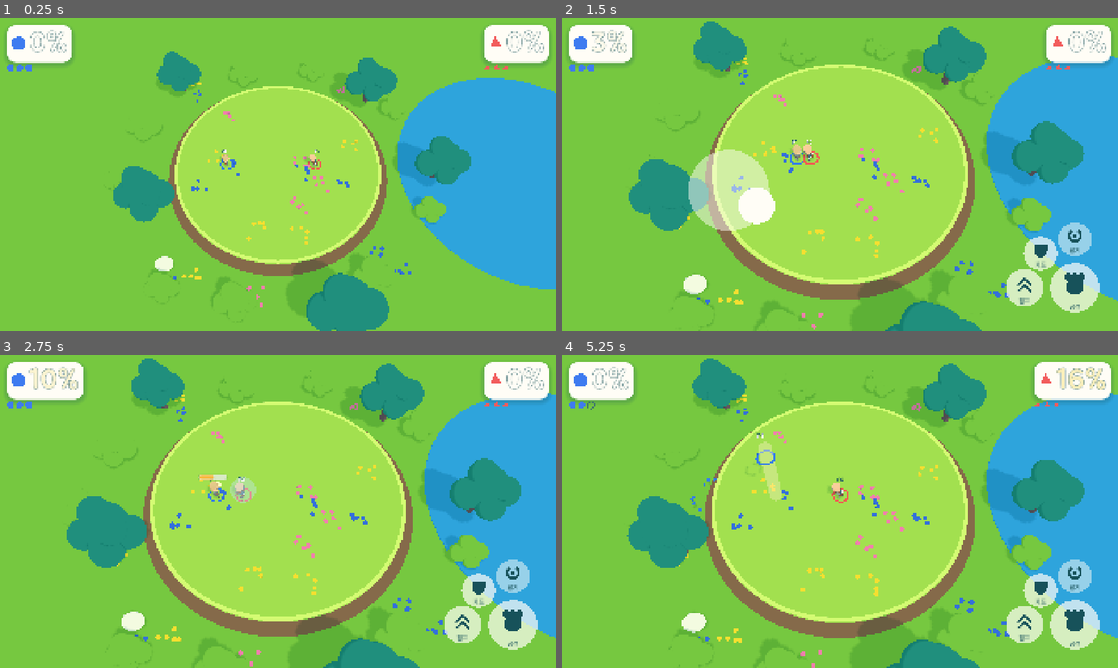
Above: before the commit, frames 1-4 (two rows, left to right).
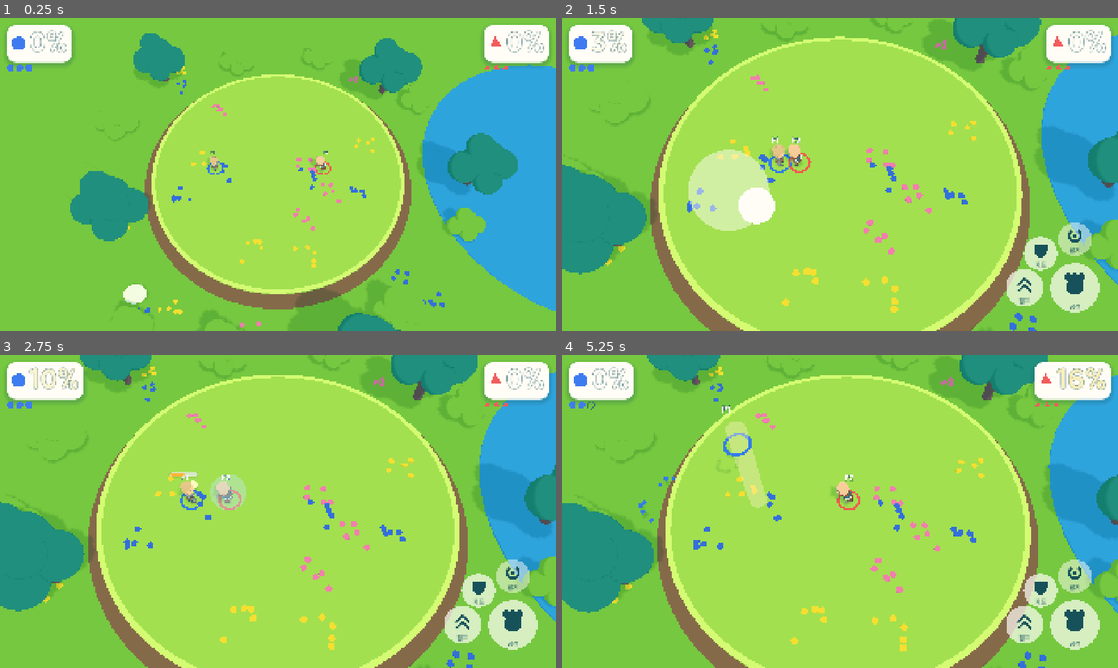
Above: after the commit, the same moments.

Repository: UICHEOL-HWANG/TheBrawlGuys
Game: Godot game, scene res://src/main/main.tscn
The game is run twice, just before and just after one commit, with the same random seed, the same clock (stepped at 60 frames per second) and the same inputs.
Inputs (mouse positions are in pixels of both pictures, inside the frame that each line leads up to):
- Up to frame 1 (0.25 s): no input
- Up to frame 2 (1.5 s): tap Enter (ui_accept) at 0.5 s; move the mouse to (962, 158) at 0.52 s; hold Right (p1_right) 0.53-1.25 s; tap V (p1_grab) at 0.6 s; click (962, 158) at 0.67 s; tap Space (p1_jump) at 0.77 s; drag from (728, 190) to (812, 237) at 1.27 s
- Up to frame 3 (2.75 s): move the mouse to (333, 442) at 2.02 s; hold Right (p1_right) from 2.03 s (still down); hold X (p1_heavy) from 2.03 s (still down)
- Up to frame 4 (5.25 s): release Right (p1_right) at 2.75 s; release X (p1_heavy) at 2.75 s; drag from (812, 574) to (673, 464) at 2.77 s; move the mouse to (1006, 558) at 3.52 s; hold Left (p1_left) 3.53-4.25 s; hold Shift 3.53-4.25 s; tap Space (p1_jump) at 3.77 s; drag from (673, 464) to (756, 433) at 4.27 s; move the mouse to (867, 511) at 5.02 s; hold Down (p1_down) from 5.03 s (still down); tap Ctrl at 5.1 s; click (867, 511) at 5.17 s

The runs differ from the first frame. In frame 1, 26% of the frame differs, in the area x 12-100%, y 4-100%; in frame 2, 47%; in frame 3, 47%; in frame 4, 48%, in the area x 0-100%, y 0-100%.

Commit message:
feat: frame only the arena core so the camera sits closer
cam_arena_share (default 0.6) keeps a fraction of the arena radius in
frame instead of the whole ring; fighters near or past the edge still
widen the view.

Co-Authored-By: Claude Opus 5.5 <noreply@anthropic.com>

Diff:
--- a/src/config/game_config.gd
+++ b/src/config/game_config.gd
@@ -151,6 +151,8 @@
 @export_group("Camera")
 @export_range(30.0, 85.0, 0.5) var cam_pitch: float = 60.0
 @export_range(0.0, 10.0, 0.1) var cam_margin: float = 3.0
+## Fraction of the arena radius the camera always keeps in frame (1 = whole arena).
+@export_range(0.2, 1.0, 0.05) var cam_arena_share: float = 0.6
 @export_range(5.0, 40.0, 0.5) var cam_zoom_min: float = 14.0
 @export_range(10.0, 150.0, 0.5) var cam_zoom_max: float = 70.0
 @export_range(0.0, 20.0, 0.1) var cam_smooth: float = 6.0
--- a/src/main/main.gd
+++ b/src/main/main.gd
@@ -224,8 +224,7 @@
 
 
 func _camera_targets() -> PackedVector3Array:
-	var r := _config.arena_radius
-	var pts := PackedVector3Array([Vector3(-r, 0, 0), Vector3(r, 0, 0), Vector3(0, 0, -r), Vector3(0, 0, r)])
+	var pts := CameraFraming.arena_anchors(_config.arena_radius, _config.cam_arena_share)
 	for f: Dictionary in _curr_state["fighters"]:
 		if int(f["state"]) != Fighter.State.KO:
 			pts.append(f["pos"])
--- a/src/render/camera_framing.gd
+++ b/src/render/camera_framing.gd
@@ -16,6 +16,12 @@
 
 const SEARCH_ITERATIONS := 48
 const REBALANCE_PASSES := 4
+
+
+## Four ground anchors on a circle of radius * share: the part of the arena always kept in frame.
+static func arena_anchors(radius: float, share: float) -> PackedVector3Array:
+	var r := radius * share
+	return PackedVector3Array([Vector3(-r, 0, 0), Vector3(r, 0, 0), Vector3(0, 0, -r), Vector3(0, 0, r)])
 
 
 ## Returns {"center": Vector3, "distance": float}. Defaults (aspect 1, pitch 90) are top-down.
--- a/tests/unit/test_camera_framing.gd
+++ b/tests/unit/test_camera_framing.gd
@@ -95,3 +95,22 @@
 	var b := _ndc(Vector3(0, 0, -4), f, 60.0, 1.0, 45.0)
 	assert_almost_eq(maxf(absf(a.y), absf(b.y)), 1.0, 0.001)
 	assert_almost_eq(a.y, -b.y, 0.001)
+
+
+func test_arena_anchors_scale_with_share() -> void:
+	var pts := CameraFraming.arena_anchors(10.0, 0.6)
+	assert_eq(pts.size(), 4)
+	for q: Vector3 in pts:
+		assert_almost_eq(q.length(), 6.0, 0.0001, "anchor %s" % q)
+		assert_eq(q.y, 0.0)
+
+
+func test_smaller_arena_share_zooms_in() -> void:
+	var c := GameConfig.new()
+	var fighters := PackedVector3Array([Vector3(-2, 0, 0), Vector3(2, 0, 0)])
+	var whole := CameraFraming.arena_anchors(10.0, 1.0)
+	var part := CameraFraming.arena_anchors(10.0, c.cam_arena_share)
+	whole.append_array(fighters)
+	part.append_array(fighters)
+	assert_lt(c.cam_arena_share, 1.0, "default frames only part of the arena")
+	assert_lt(float(_default_frame(part)["distance"]), float(_default_frame(whole)["distance"]))
Not shown, changed: docs/design.md
